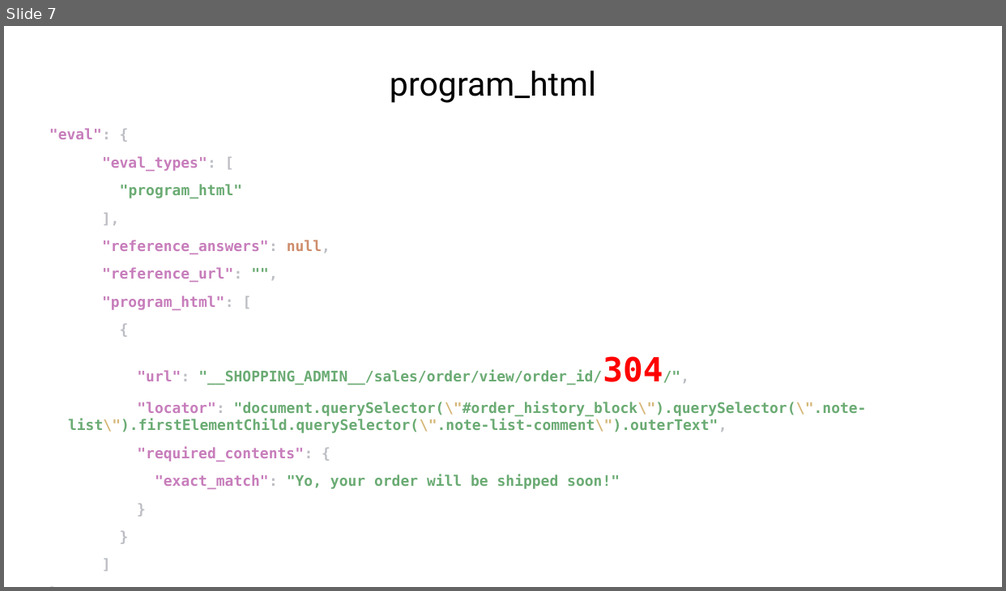
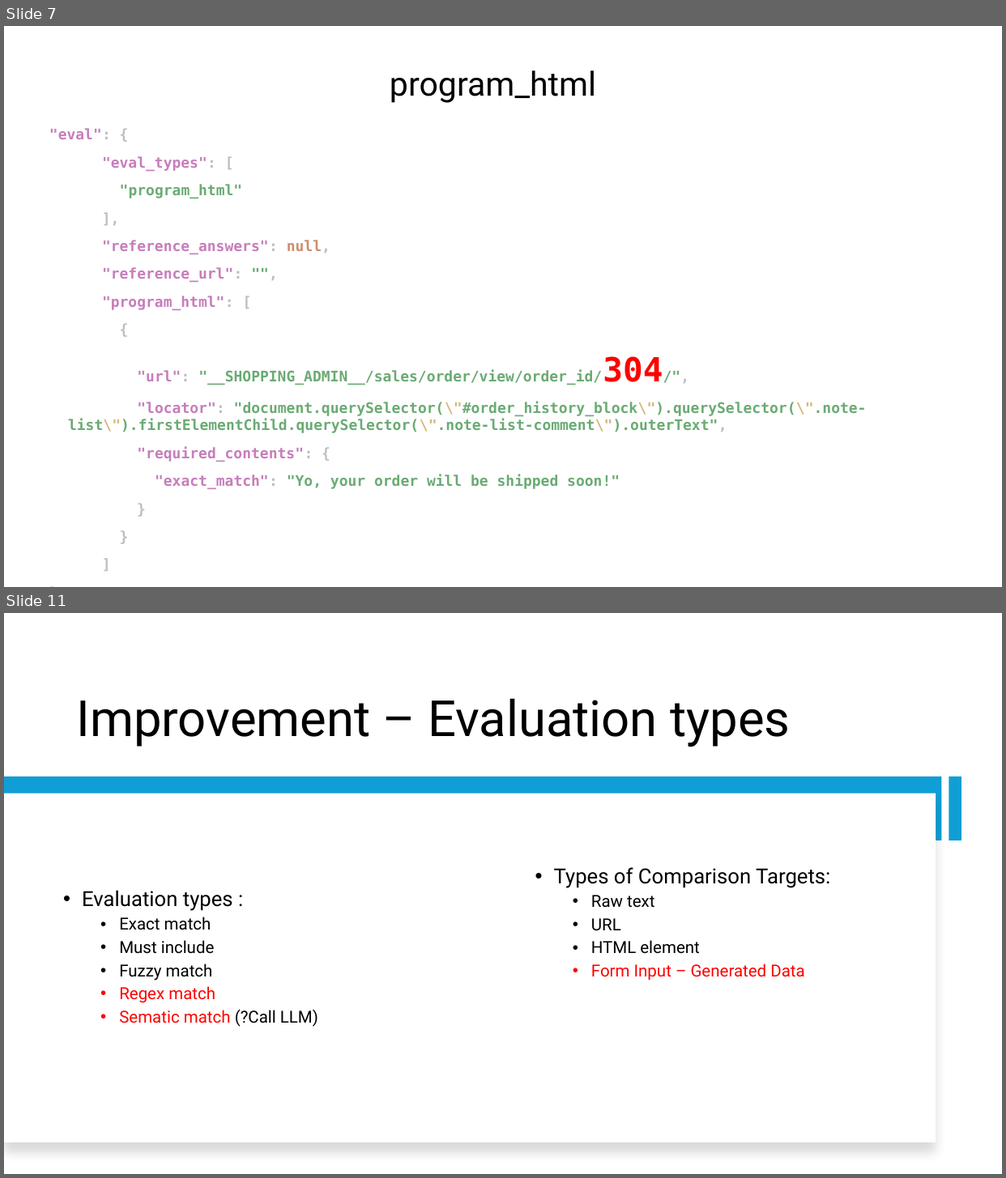
Before and after one commit to nguyennguyen6bk/web-space, a slide deck: Report.pptx. Shown one above the other, each under a label of ours: slide 7 before the commit, slides 7 and 11 after it; the slides between them are not shown. The pictures are 1006x591 and 1006x1178 pixels, drawn with LibreOffice and Linux fonts; fonts in the diff are those of the drawing. Boxes give left, top, right and bottom in pixels: in the first picture for what was removed or moved away, otherwise in the second. Text is boxed around its words. In the diff, an @@ line names an element or a change of style, - is before the commit and + after.

```diff
--- a/Report.pptx
+++ b/Report.pptx
@@ slide 11 added at box(4, 613, 1002, 1174), background #FFFFFF @@
@@ title added at box(76, 698, 790, 747), 48 pt, text #000000 @@
+Improvement – Evaluation types
@@ rectangle added at box(4, 777, 942, 841), fill #0F9ED5 @@
@@ rectangle added at box(948, 777, 961, 841), fill #0F9ED5 @@
@@ rectangle added at box(4, 794, 936, 1143), fill #FFFFFF @@
@@ text added at box(554, 867, 830, 981), 16 pt, text #000000 @@
+• Types of Comparison Targets:
+  • Raw text
+  • URL
+  • HTML element
+  • Form Input – Generated Data
@@ text added at box(82, 890, 318, 1027), 16 pt, text #000000 @@
+• Evaluation types :
+  • Exact match
+  • Must include
+  • Fuzzy match
+  • Regex match
+  • Sematic match (?Call LLM)
```
Also in this commit, not shown: 1 slide changed, 6 other slides added, 36 other files.
